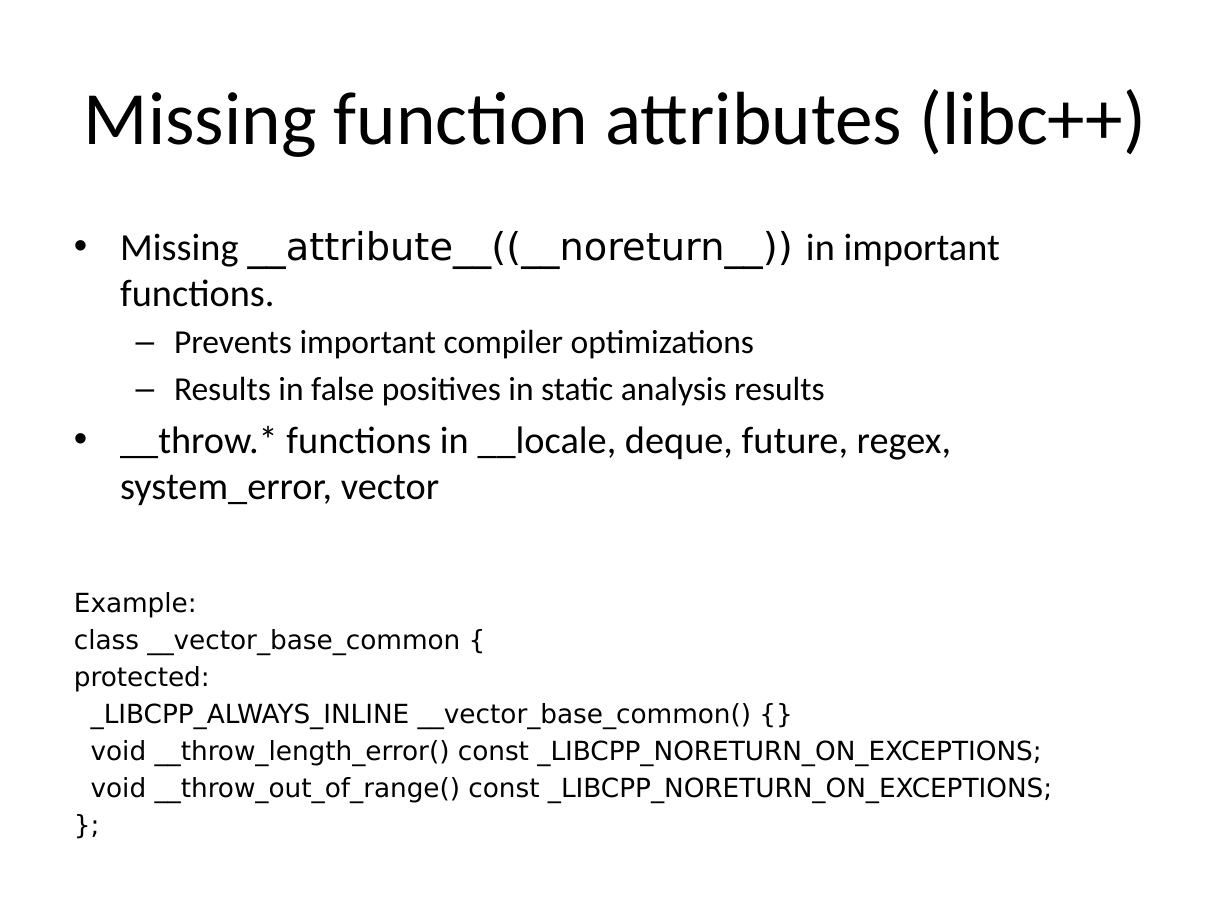
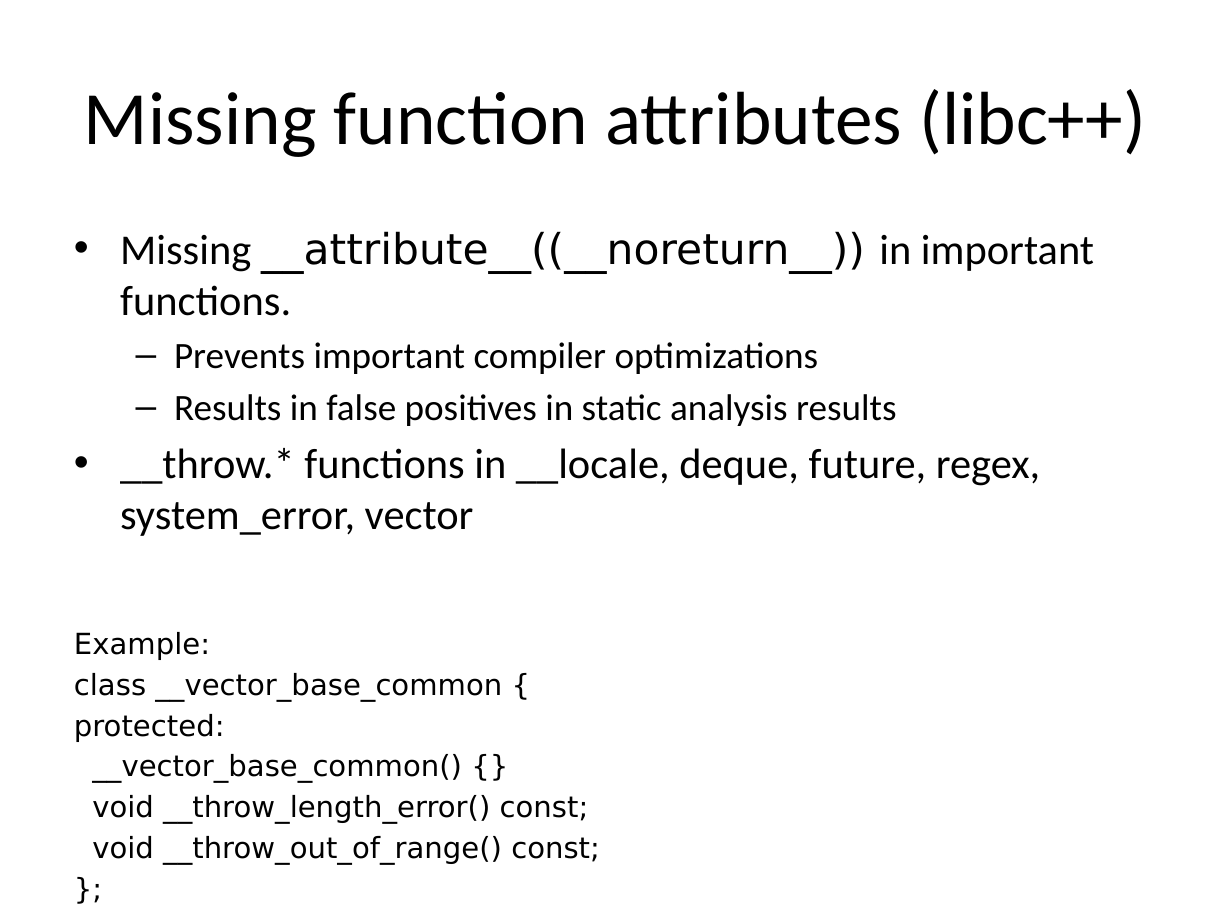
Before and after one commit to hiraditya/std-benchmark, a slide deck: slide 9 of docs/slides/slide-cppnow.pptx. Drawn at 1232x924 pixels with LibreOffice and Linux fonts; fonts in the diff are those of the drawing. Boxes give left, top, right and bottom in pixels: in the first picture for what was removed or moved away, otherwise in the second. Text is boxed around its words. In the diff, an @@ line names an element or a change of style, - is before the commit and + after.

```diff
--- a/docs/slides/slide-cppnow.pptx
+++ b/docs/slides/slide-cppnow.pptx
@@ text at box(74, 231, 1094, 742): size 22.4 to 24.8 pt in "Missing __attribute__((__noreturn__)) in important functions ...", "__throw.* functions in __locale, deque, future, regex, ..."; size 19.6 to 21.7 pt in "Prevents important compiler optimizations", "Results in false positives in static analysis ..."; size 15.4 to 17.1 pt in "Example:", "class __vector_base_common {", "protected:", "};" @@
@@ text at box(92, 754, 600, 864): text changed; size 15.4 to 17.1 pt @@
-_LIBCPP_ALWAYS_INLINE __vector_base_common() {}
-void __throw_length_error() const _LIBCPP_NORETURN_ON_EXCEPTIONS;
-void __throw_out_of_range() const _LIBCPP_NORETURN_ON_EXCEPTIONS;
+__vector_base_common() {}
+void __throw_length_error() const;
+void __throw_out_of_range() const;
```
Also in this commit, not shown: 19 other slides changed, 3 slides removed, 1 other file.
